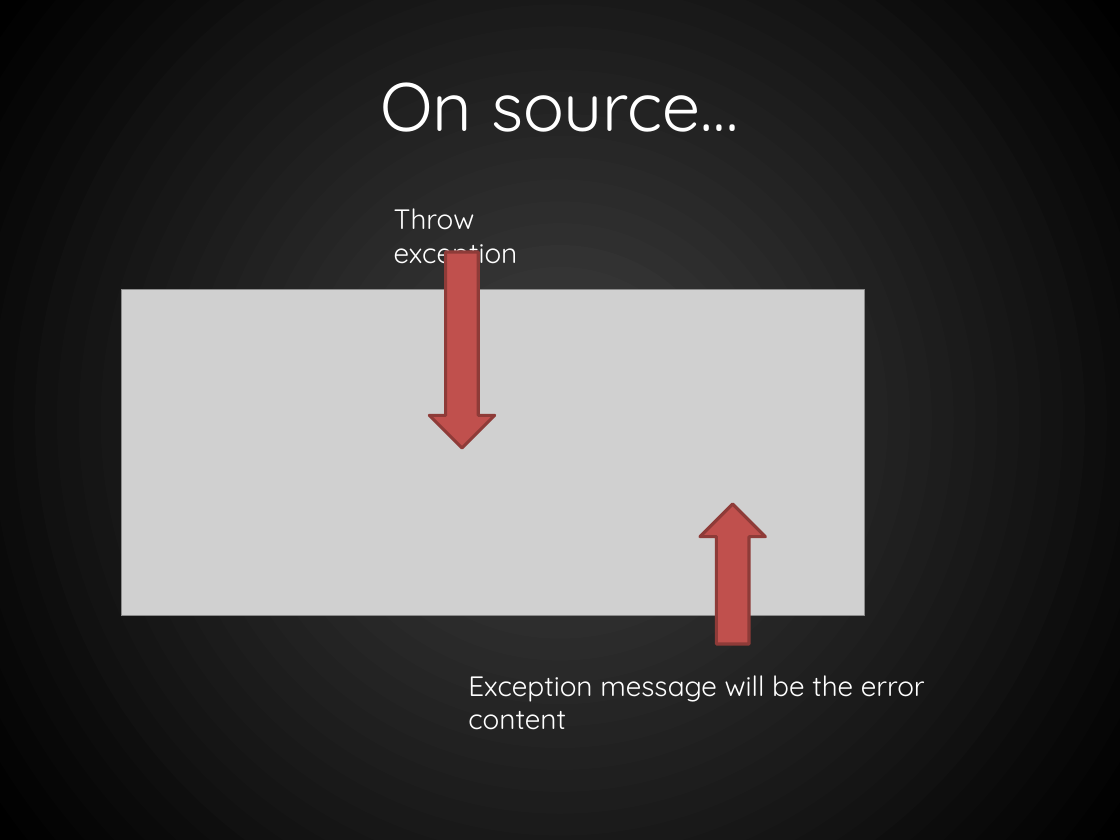
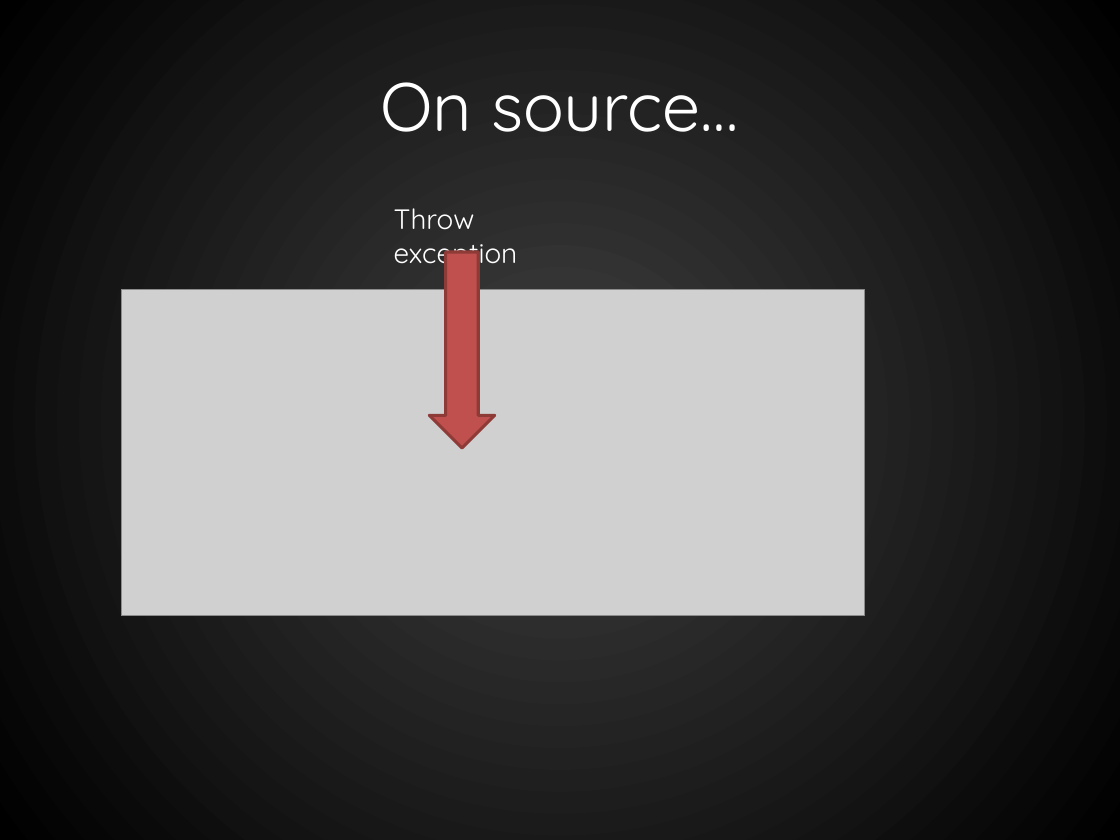
Before and after one commit to RookieOne/WPF-Input-Validation, a slide deck: slide 23 of WPF Validation.pptx (slide 18 before the commit). Drawn at 1120x840 pixels with LibreOffice and Linux fonts; fonts in the diff are those of the drawing; grey boxes stand for pictures. Boxes give left, top, right and bottom in pixels: in the first picture for what was removed or moved away, otherwise in the second. Text is boxed around its words. In the diff, an @@ line names an element or a change of style, - is before the commit and + after.

```diff
--- a/WPF Validation.pptx
+++ b/WPF Validation.pptx
@@ down arrow removed at (700, 504, 765, 644) @@
@@ text removed at (468, 675, 925, 730) @@
-Exception message will be the error content
```
Also in this commit, not shown: 12 other slides changed, 10 slides added, 1 slide removed, 6 other files.
